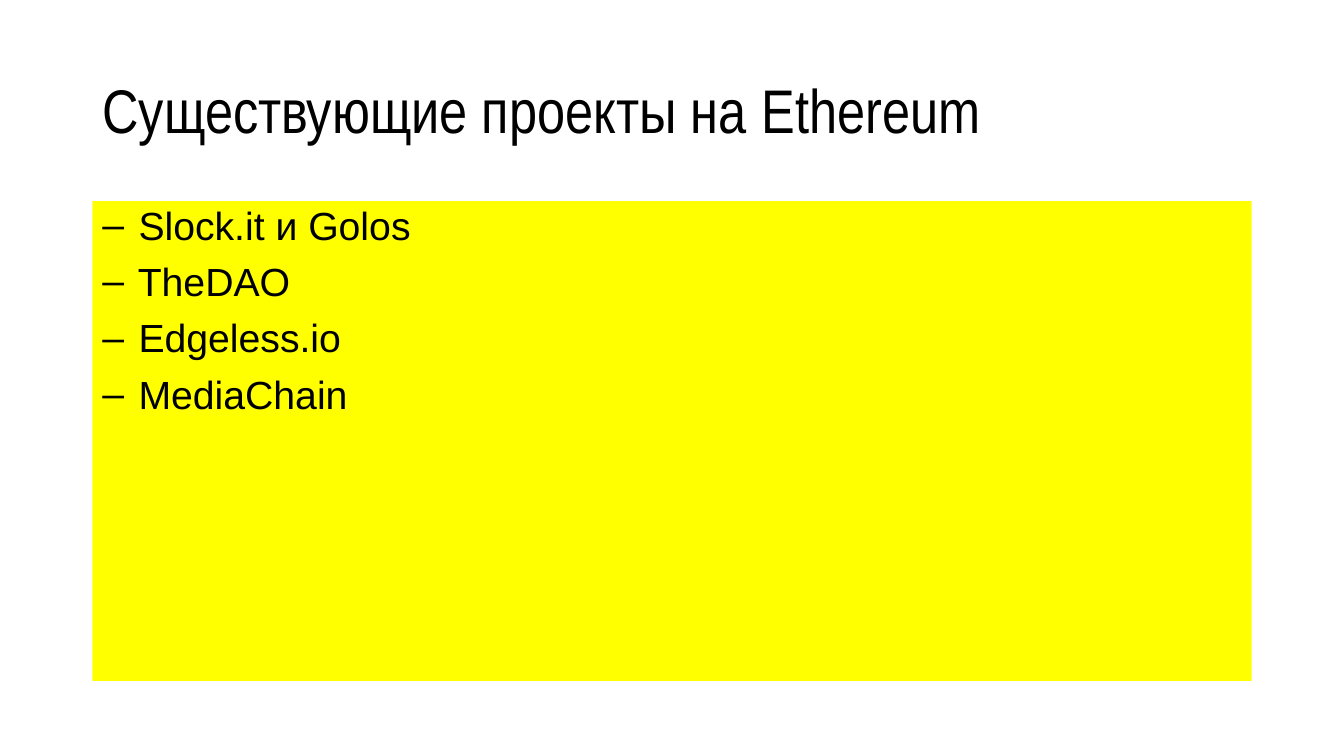
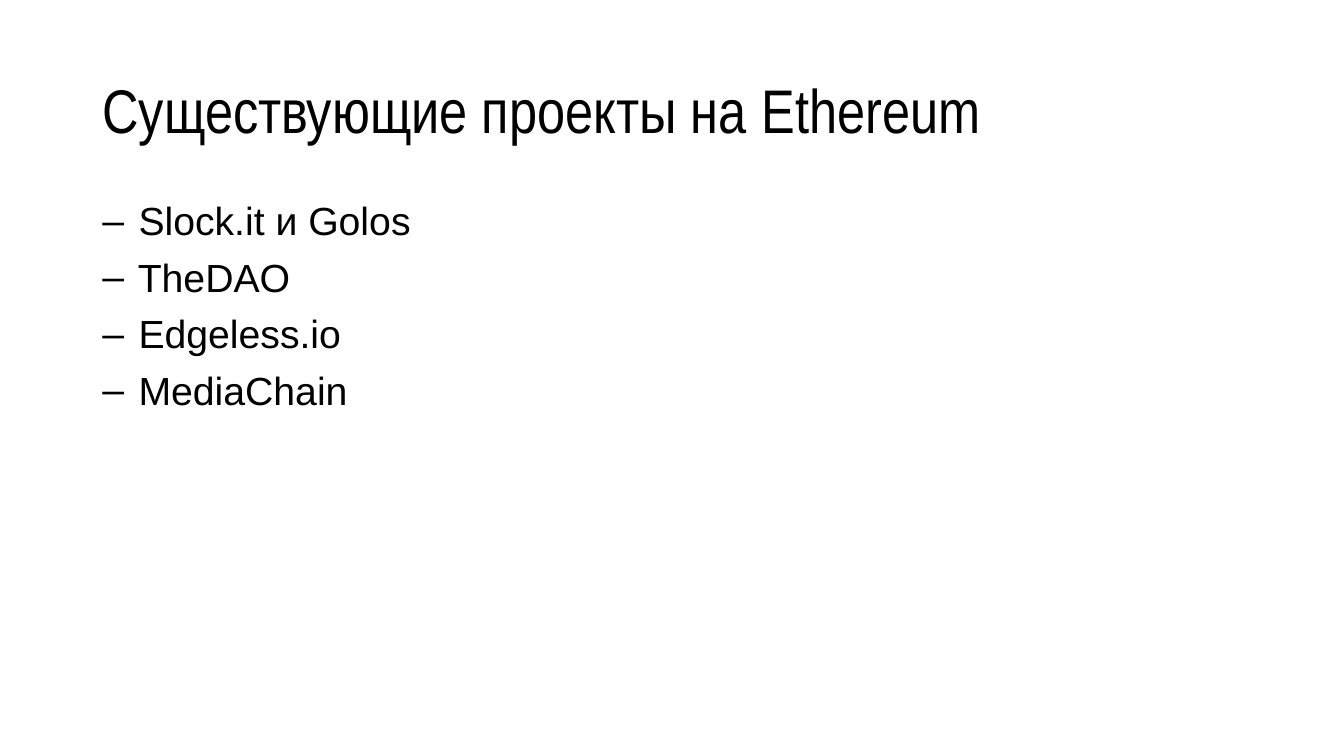
Before and after one commit to misteraverin/blockchain-materials, a slide deck: slide 58 of bittalk_max.pptx (slide 40 before the commit). Drawn at 1344x756 pixels with LibreOffice and Linux fonts; fonts in the diff are those of the drawing. Boxes give left, top, right and bottom in pixels: in the first picture for what was removed or moved away, otherwise in the second. Text is boxed around its words. In the diff, an @@ line names an element or a change of style, - is before the commit and + after.

```diff
--- a/bittalk_max.pptx
+++ b/bittalk_max.pptx
@@ text "Slock.it и Golos": place and size @@
-text "Slock.it и Golos" at box(93, 202, 1252, 682)
+text "Slock.it и Golos" at box(138, 206, 410, 406)
@@ text "Slock.it и Golos" at box(138, 206, 410, 406): fill #FFFF00 to none @@
```
Also in this commit, not shown: 14 other slides changed, 19 slides added, 1 slide removed, 1 other file.
